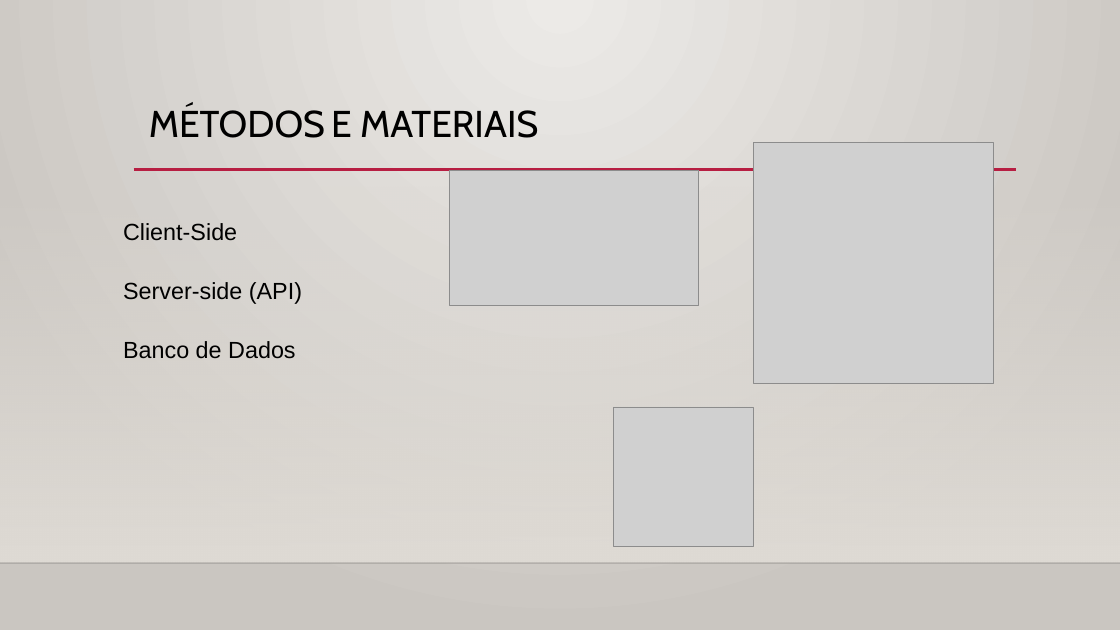
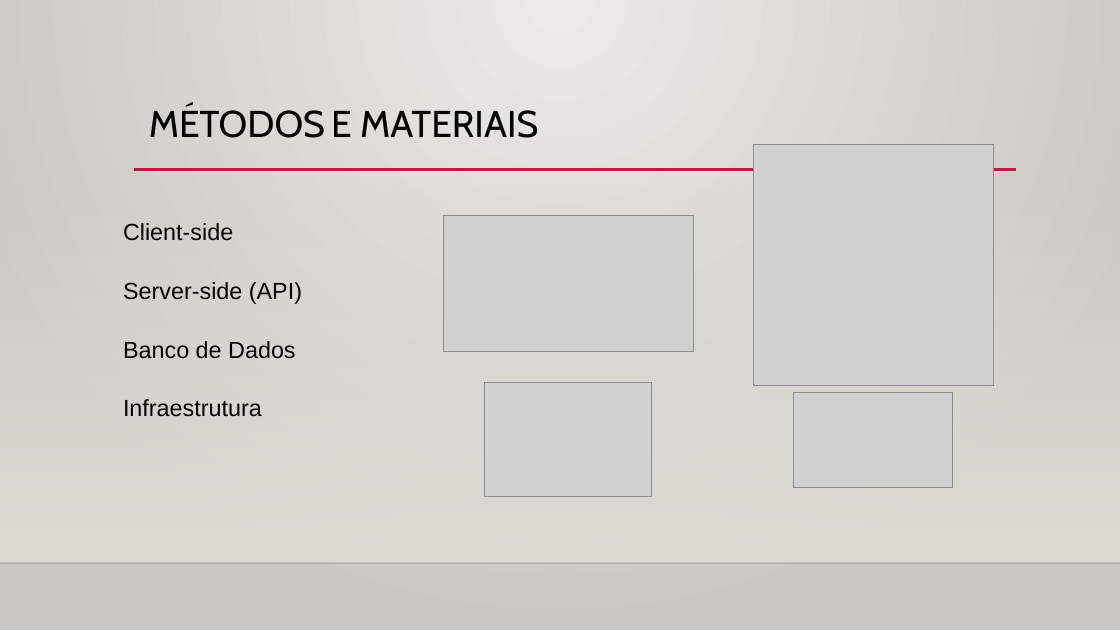
Before and after one commit to Esc-Sistema-de-Gerenciamento-de-Hoteis/Apresentacoes, a slide deck: slide 4 of ESC - Sistema de Gerenciamento de Hoteis.pptx (slide 3 before the commit). Drawn at 1120x630 pixels with LibreOffice and Linux fonts; fonts in the diff are those of the drawing; grey boxes stand for pictures; background and template pictures are left out. Boxes give left, top, right and bottom in pixels: in the first picture for what was removed or moved away, otherwise in the second. Text is boxed around its words. In the diff, an @@ line names an element or a change of style, - is before the commit and + after.

```diff
--- a/ESC - Sistema de Gerenciamento de Hoteis.pptx
+++ b/ESC - Sistema de Gerenciamento de Hoteis.pptx
@@ text at <box>123,223,233,241</box>: text changed @@
-Client-Side
+Client-side
@@ picture: place and size @@
-picture at <box>450,170,699,306</box>
+picture at <box>444,216,693,352</box>
@@ picture added at <box>485,382,651,497</box> @@
@@ text added at <box>123,399,262,417</box>, 20 pt, text #000000 @@
+Infraestrutura
@@ picture removed at <box>613,407,754,547</box> @@
@@ picture added at <box>794,392,954,487</box> @@
```
Also in this commit, not shown: 2 other slides changed, 1 slide added, 3 slides removed, 3 other files.
